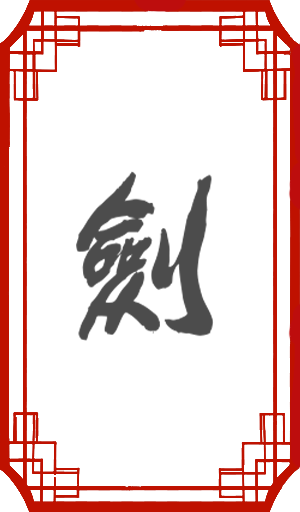
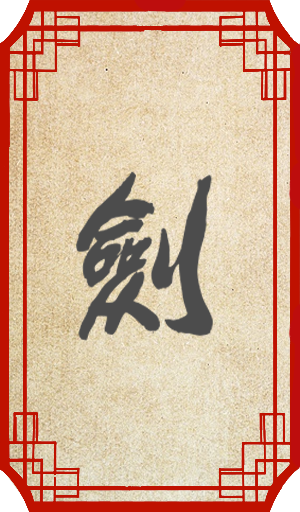
Comparing the layer stacks of the two w=300, h=512 images. Changes:
added layer "레이어 7" above "배경" over [0, 10, 300, 502]
